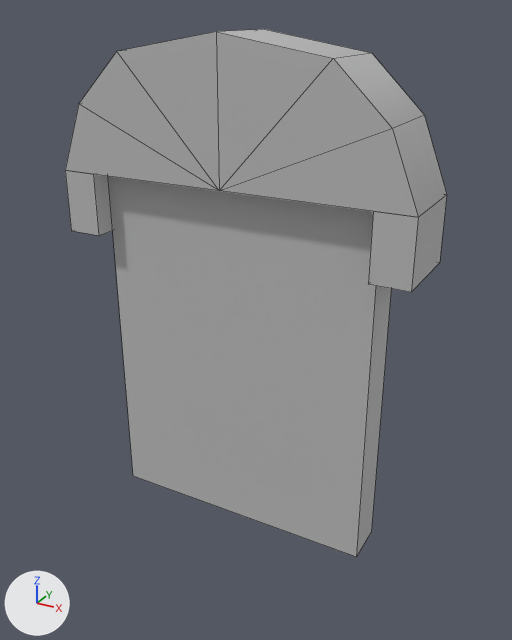
The FBX model Prototype3/Assets/Models/Environment/Closed_Door.fbx, before and after one commit.
One viewpoint serves both versions: a 50 mm camera at (1.14, -1.99, 1.8) aimed at (0.03, 0.04, 0.79). The axes (+X, +Y, +Z) are drawn at lower left. The lights are the same throughout. Mesh edges are drawn as thin lines. Where no turn or scale is listed for an object, it has been applied to the vertices.

Script lines for the objects in view, before the commit:
```python
me_mesh = bpy.data.meshes.new('Mesh')
me_mesh.from_pydata(...)  # 40 vertices, 33 faces; spans x -0.63..0.63, y -0.14..0.14, z 0.0..1.74
me_mesh.materials.append(mat_lambert5)  # grey #bcbcbc
ob_door_closed = bpy.data.objects.new('Door_Closed', me_mesh)
ob_door_closed.location = (0.0, 0.0, 0.0)
```
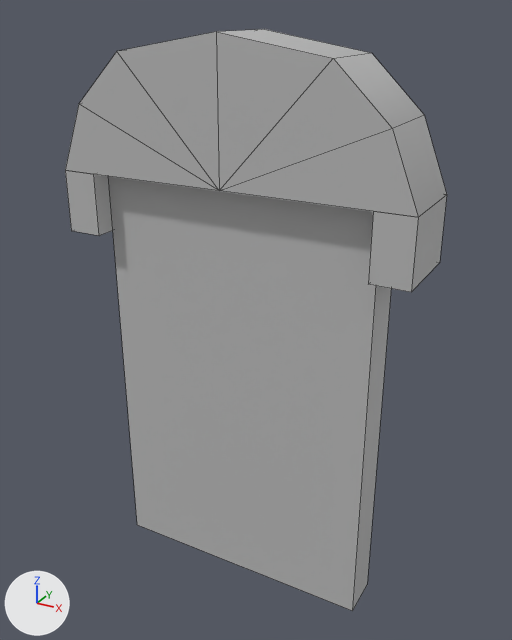
The newer file is also turned or shifted as a whole; pictures and numbers use the older file's frame.

What the commit changed:
me_mesh has 40 vertices, 33 faces and spans x -0.63..0.63, y -0.14..0.14, z 0.0..1.74.
me_mesh is used by ob_door_closed; location (0.0, 0.0, 0.0).
me_mesh part 1: the loose piece of 8 vertices spanning x -0.5..0.5, y -0.07..0.08, z 0.0..1.32 is scaled about its middle by (1, 1, 1.17), then moved by (0.0, 0.0, -0.14).

Boxes (x1, y1, x2, y2) around the edits, measured in the pictures (512 x 640 px; the box of a moved part takes in the faces that stretch with it):
'Door_Closed', reshaped (10% taller)
    before: (65, 29, 447, 557)
    after: (65, 29, 447, 611)
part 1 of me_mesh, moved or reshaped
    before: (108, 176, 372, 557)
    after: (108, 176, 372, 611)
